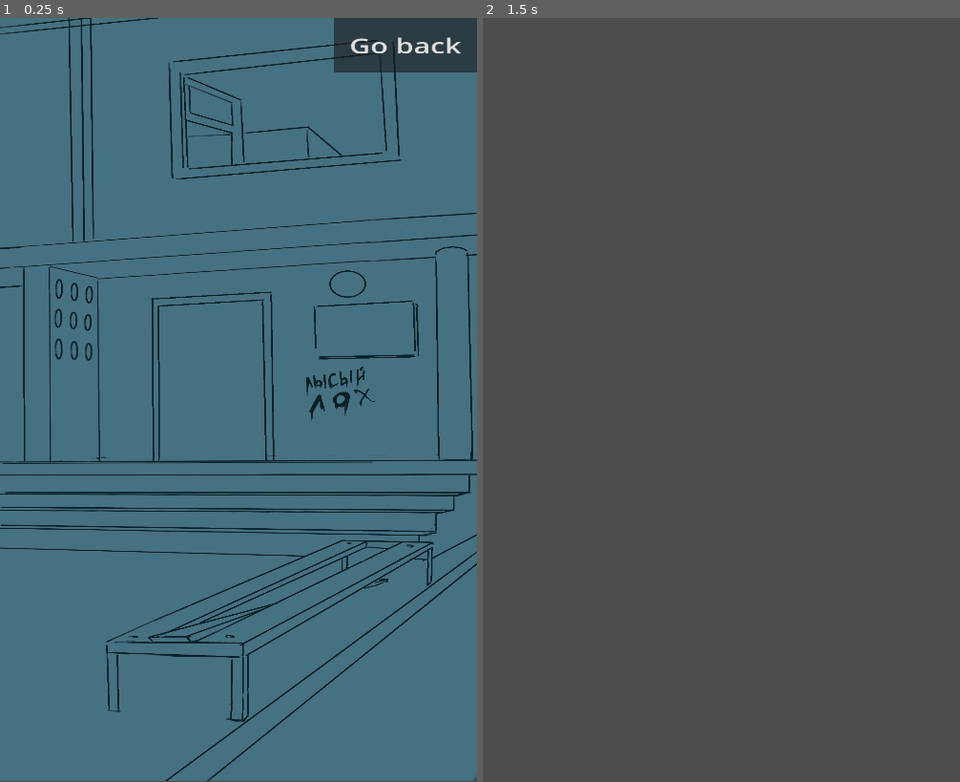
Above: before the commit, frames 1-2 (left to right).
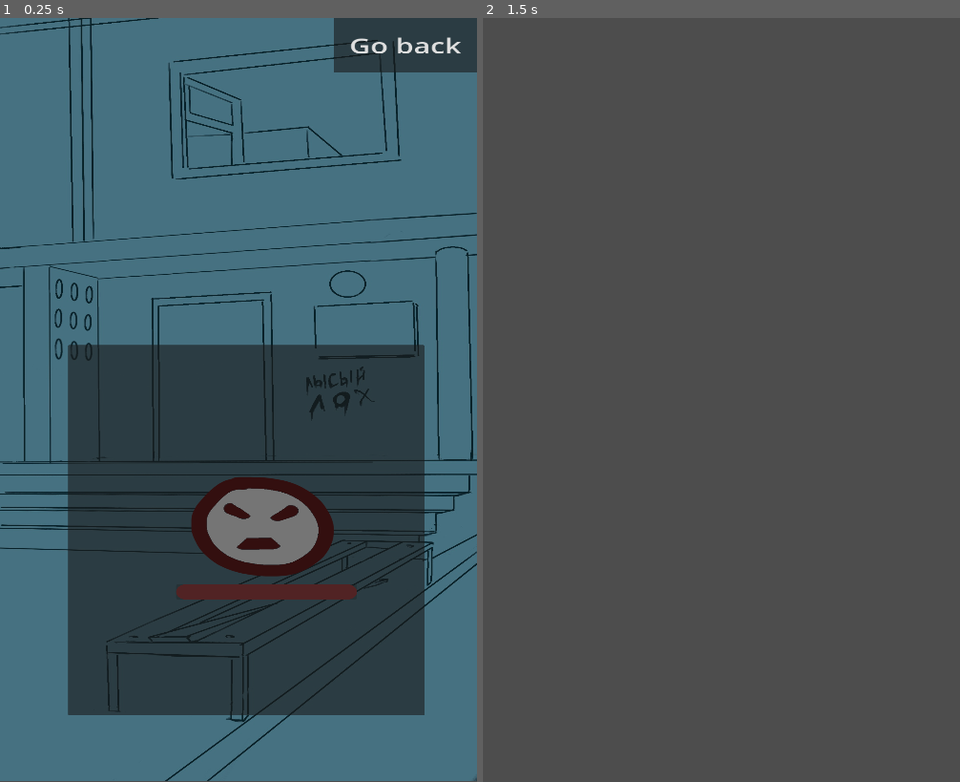
Above: after the commit, the same moments.

Repository: sumuraxxx/clicker-RPG
Game: Godot game, scene res://scenes/levelfirst.tscn
Same seed, same stepped clock (60 frames per second), same inputs: the game is played once before the commit and once after it. This scene is started directly instead of the project's main scene.
Inputs:
- Up to frame 1 (0.25 s): no input
- Up to frame 2 (1.5 s): click "Go back" at 0.5 s; tap Enter at 1.25 s

The runs differ from the first frame. In frame 1, 34% of the frame differs, in the area x 14-89%, y 42-92%; in frame 2, nothing differs.

Commit message:
update
adding enemy

Diff:
--- a/scenes/enemyfirst.tscn
+++ b/scenes/enemyfirst.tscn
@@ -1,3 +1,27 @@
-[gd_scene format=3 uid="uid://d4if21vcxd7fd"]
+[gd_scene load_steps=5 format=3 uid="uid://d4if21vcxd7fd"]
 
-[node name="EnemyFirst" type="Node2D"]
+[ext_resource type="Texture2D" uid="uid://vmbkow167l3o" path="res://sprites/enemy_1.png" id="1_6vg2u"]
+[ext_resource type="Script" path="res://scripts/enemyfirst.gd" id="2_7o2hb"]
+
+[sub_resource type="StyleBoxFlat" id="StyleBoxFlat_2ymy6"]
+bg_color = Color(0.639216, 0.192157, 0.2, 1)
+corner_radius_top_left = 30
+corner_radius_top_right = 30
+corner_radius_bottom_right = 30
+corner_radius_bottom_left = 30
+
+[sub_resource type="Theme" id="Theme_2113x"]
+ProgressBar/styles/fill = SubResource("StyleBoxFlat_2ymy6")
+
+[node name="EnemyFirst" type="Sprite2D"]
+texture = ExtResource("1_6vg2u")
+script = ExtResource("2_7o2hb")
+
+[node name="ProgressBar" type="ProgressBar" parent="."]
+offset_left = -219.0
+offset_top = 208.0
+offset_right = 225.0
+offset_bottom = 259.0
+theme = SubResource("Theme_2113x")
+value = 50.0
+show_percentage = false
--- a/scenes/levelfirst.tscn
+++ b/scenes/levelfirst.tscn
@@ -8,6 +8,9 @@
 texture = ExtResource("1_ps4aj")
 centered = false
 script = ExtResource("2_3pmmn")
+
+[node name="EnemySpawn" type="Marker2D" parent="."]
+position = Vector2(650.812, 1676.12)
 
 [node name="Control" type="Control" parent="."]
 layout_mode = 3
@@ -26,4 +29,12 @@
 theme_override_font_sizes/font_size = 71
 text = "Go back"
 
+[node name="Attack" type="Button" parent="Control"]
+layout_mode = 0
+offset_left = 166.725
+offset_top = 1088.29
+offset_right = 1040.72
+offset_bottom = 2320.29
+
 [connection signal="pressed" from="Control/Button" to="." method="_on_button_pressed"]
+[connection signal="pressed" from="Control/Attack" to="." method="_on_attack_pressed"]
--- /dev/null
+++ b/scenes/player.gd
@@ -0,0 +1,3 @@
+extends Node2D
+
+var health := 10
--- a/scenes/player.tscn
+++ b/scenes/player.tscn
@@ -1,3 +1,6 @@
-[gd_scene format=3 uid="uid://bindc3cuep6dd"]
+[gd_scene load_steps=2 format=3 uid="uid://bindc3cuep6dd"]
+
+[ext_resource type="Script" path="res://scenes/player.gd" id="1_xj8ft"]
 
 [node name="Player" type="Node2D"]
+script = ExtResource("1_xj8ft")
--- /dev/null
+++ b/scripts/enemyfirst.gd
@@ -0,0 +1,18 @@
+extends Sprite2D
+
+@export var health := 10
+@export var max_health := health
+@export var min_health := 0
+
+func _ready() -> void:
+	$ProgressBar.max_value = max_health
+	$ProgressBar.min_value = min_health
+	$ProgressBar.value = health
+
+
+func take_damage(damage : int) -> void:
+	health -= damage
+	$ProgressBar.value = health
+	if health == 0:
+		queue_free()
+		emit_signal('tree_exited')
--- a/scripts/level_0.gd
+++ b/scripts/level_0.gd
@@ -1,7 +1,21 @@
 extends Sprite2D
 
+var enemy_0_scene = preload("res://scenes/enemyfirst.tscn")
+
 signal back_to_hub
+
+func _ready() -> void:
+	spawn_enemy()
+
 
 func _on_button_pressed() -> void:
 	emit_signal("back_to_hub")
 	queue_free()
+
+func _on_attack_pressed() -> void:
+	for child in $EnemySpawn.get_children():
+		child.take_damage(5)
+
+func spawn_enemy() -> void:
+	var enemy = enemy_0_scene.instantiate()
+	$EnemySpawn.add_child(enemy)
--- a/scripts/world.gd
+++ b/scripts/world.gd
@@ -26,3 +26,4 @@
 func back_to_hub() -> void:
 	HUB = hub_location.instantiate()
 	add_child(HUB)
+	HUB.connect("change_scene_to_loc", go_to_level)
